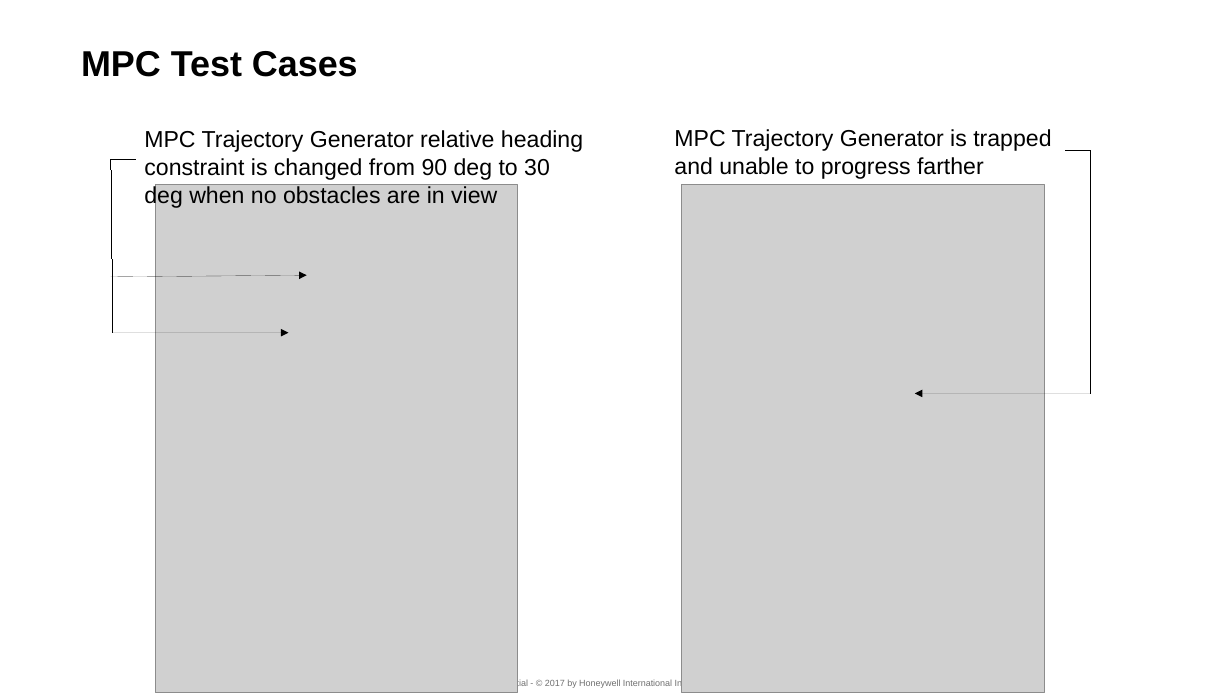
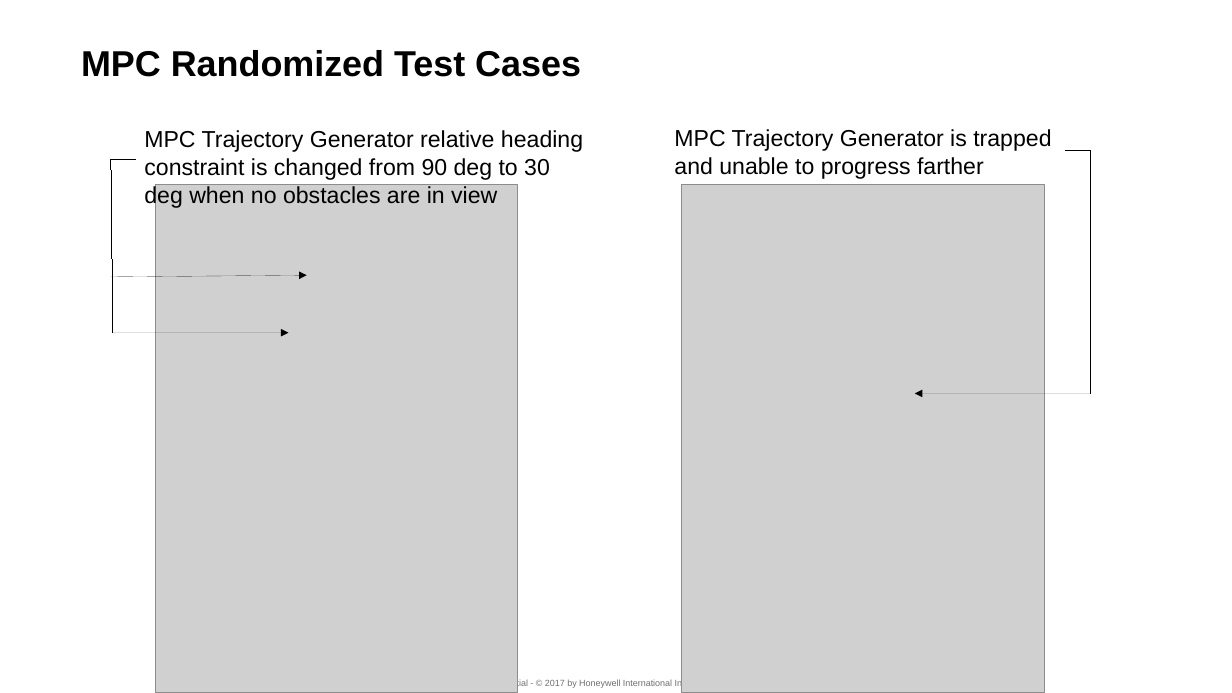
Before and after one commit to suvoganguli/TrajGen, a slide deck: slide 6 of slides/Final Review - Trajectory Generation.pptx. Drawn at 1232x693 pixels with LibreOffice and Linux fonts; fonts in the diff are those of the drawing; grey boxes stand for pictures; background and template pictures are left out. Boxes give left, top, right and bottom in pixels: in the first picture for what was removed or moved away, otherwise in the second. Text is boxed around its words. In the diff, an @@ line names an element or a change of style, - is before the commit and + after.

```diff
--- a/slides/Final Review - Trajectory Generation.pptx
+++ b/slides/Final Review - Trajectory Generation.pptx
@@ text at (81, 50, 581, 77): text changed @@
-MPC Test Cases
+MPC Randomized Test Cases
```
Also in this commit, not shown: 2 other slides changed, 1 slide added, 1 other file.
